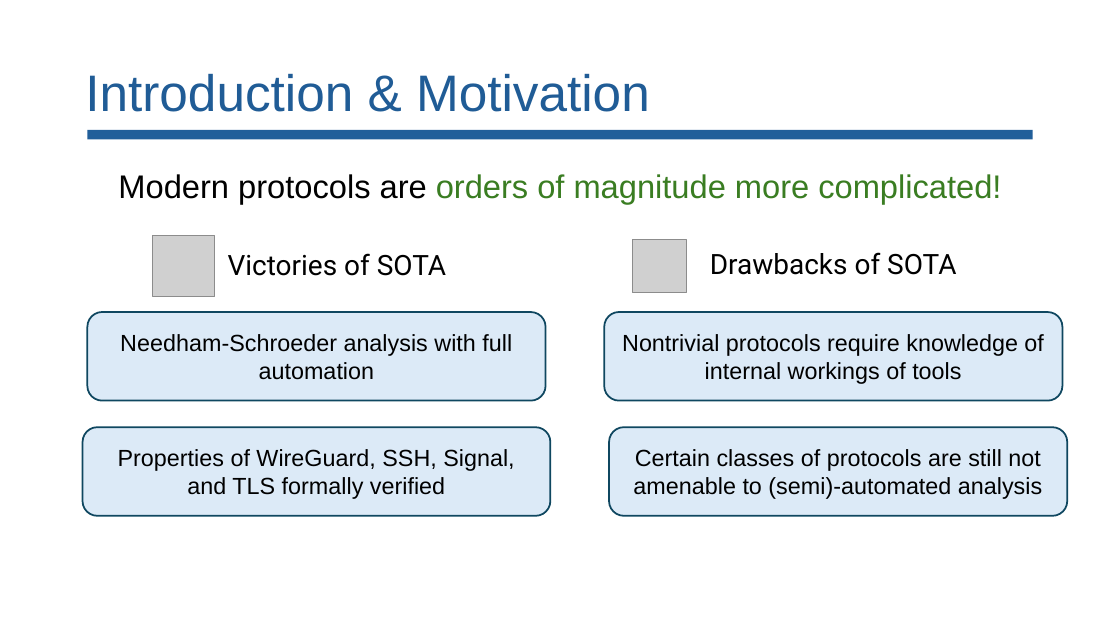
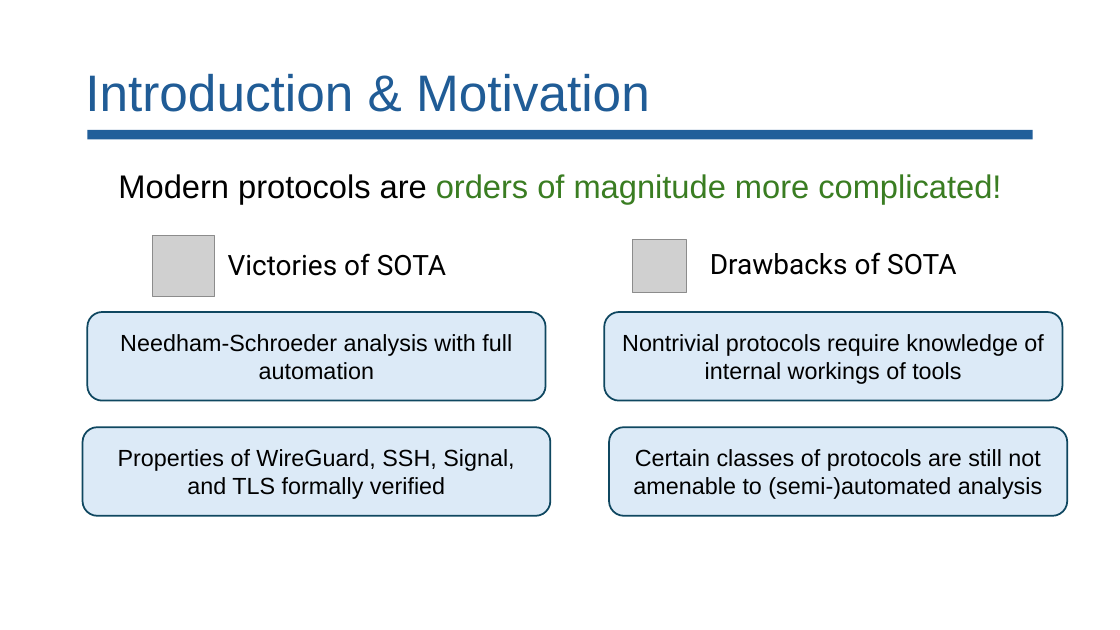
Before and after one commit to lorchrob/comp_slides, a slide deck: slide 4 of comp.pptx. Drawn at 1120x630 pixels with LibreOffice and Linux fonts; fonts in the diff are those of the drawing; grey boxes stand for pictures. Boxes give left, top, right and bottom in pixels: in the first picture for what was removed or moved away, otherwise in the second. Text is boxed around its words. In the diff, an @@ line names an element or a change of style, - is before the commit and + after.

```diff
--- a/comp.pptx
+++ b/comp.pptx
@@ text in rounded rectangle at (633, 449, 1042, 499): text changed @@
-Certain classes of protocols are still not amenable to (semi)-automated analysis
+Certain classes of protocols are still not amenable to (semi-)automated analysis
```
Also in this commit, not shown: 36 other slides changed, 6 slides added.
